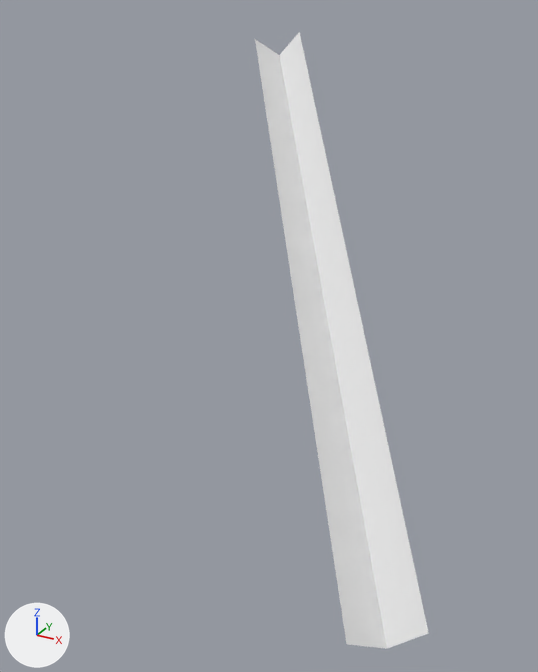
An edit to the Blender file grain-sorting.blend, drawn before and after from the same camera.
One viewpoint serves both versions: a 50 mm lens placed at (6.2, -19.6, 20.3), pointed at (-10.5, 10.8, 5.1). The axes (+X, +Y, +Z) are drawn at lower left. The lights are the same throughout.
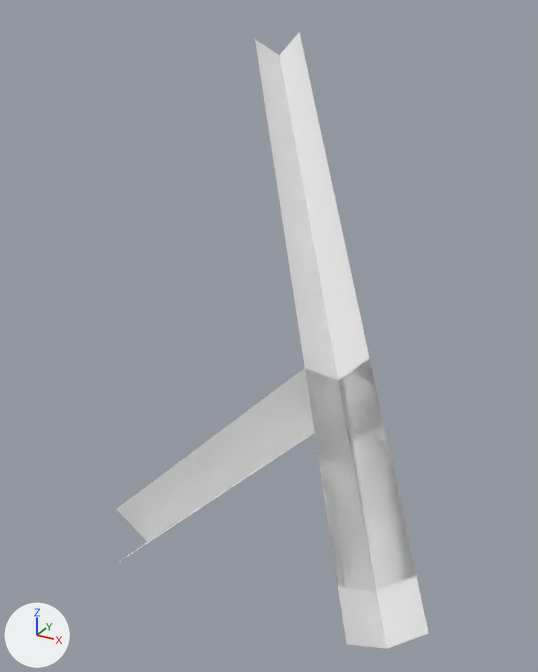
Commit message: pipe for bad grain

Changed parts and their boxes (x1, y1, x2, y2) in the pictures (538 x 672 px):
'Cube', reshaped (79% wider)
    before: (255, 32, 429, 649)
    after: (116, 32, 429, 649)
part 1 of me_cube, added
    after: (116, 358, 383, 560)
part 2 of me_cube, added
    after: (255, 32, 416, 592)
part 3 of me_cube, added
    after: (305, 359, 416, 591)

What changed in the scene script:
```text
Change me_cube:
    used by ob_cube; location = (0.0, 0.0, 1.0); rotation_euler = (0.785, -0.785, 0.0), in degrees (45, -45, 0)
    remove me_cube.from_pydata(...)  # 12 vertices, 6 faces; spans x -1.0..1.0, y -1.0..35.5, z -1.0..1.0
    add me_cube.from_pydata(...)  # 63 vertices, 17 faces, 7 loose edges; spans x -17.4..1.0, y -1.0..35.5, z -1.0..1.0
    me_cube part 1: a new loose piece of 18 vertices spanning x -17.4..1.0, y 7.2..10.5, z -1.0..1.0, in mat_material (white #e7e7e7)
    me_cube part 2: 20 vertices added at x -1.0..0.8, y 35.5, z -1.0..0.8
    me_cube part 3: 13 vertices added at x -1.0..1.0, y 1.0..10.5, z -1.0..1.0
```
